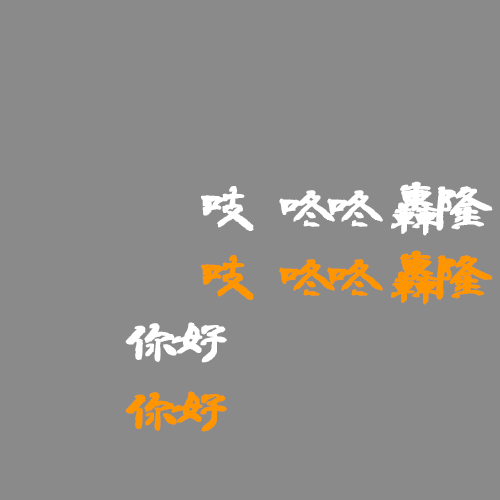
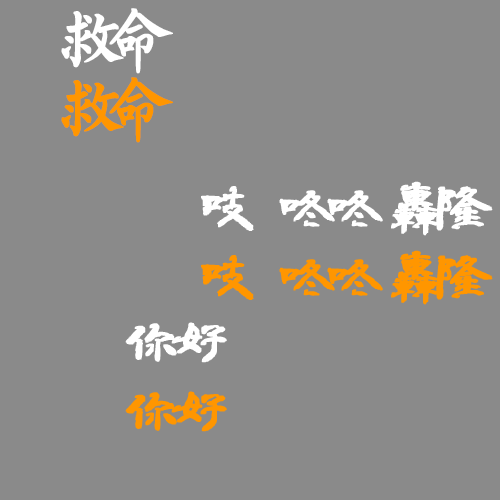
Two versions of the same layered image (w=500, h=500). Layer-by-layer changes:
added layer "help_2" above "help_1" over [61, 77, 173, 143]
added layer "help_1" above "window" over [61, 8, 173, 74]
